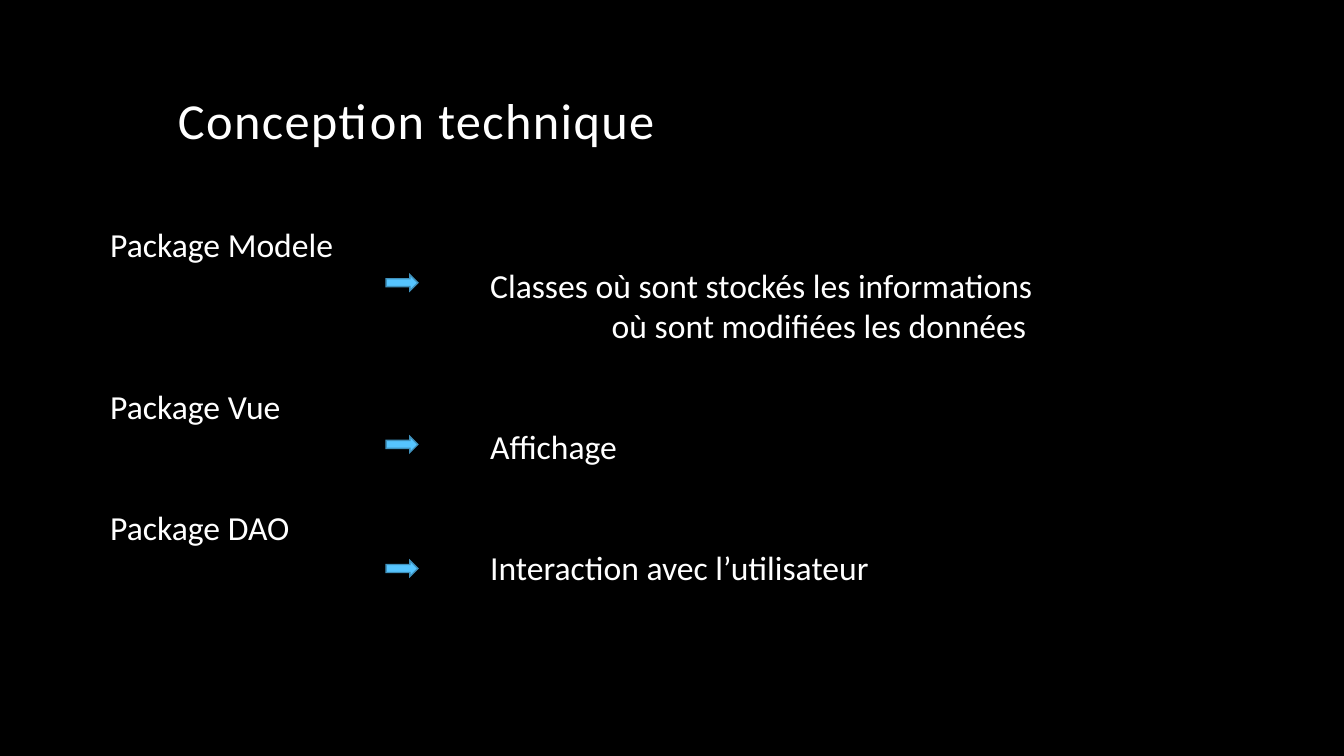
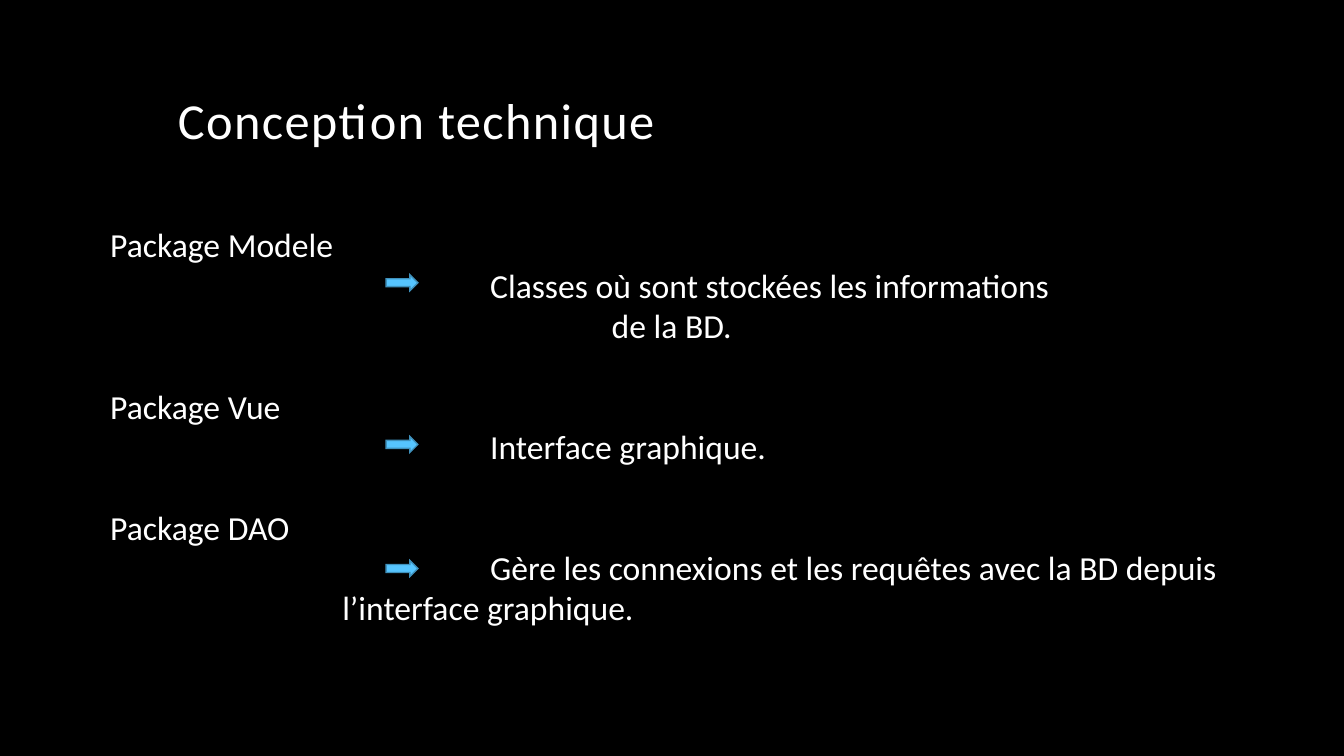
Before and after one commit to kevinkann98/PROJET-JAVA, a slide deck: slide 7 of PROJET-JAVA/Projet ECECOLE.pptx. Drawn at 1344x756 pixels with LibreOffice and Linux fonts; fonts in the diff are those of the drawing; background and template pictures are left out. Boxes give left, top, right and bottom in pixels: in the first picture for what was removed or moved away, otherwise in the second. Text is boxed around its words. In the diff, an @@ line names an element or a change of style, - is before the commit and + after.

Commit message:
rectification ppt+MAJ de la javadoc

```diff
--- a/PROJET-JAVA/Projet ECECOLE.pptx
+++ b/PROJET-JAVA/Projet ECECOLE.pptx
@@ text at (490,274,1049,339): text changed @@
-Classes où sont stockés les informations
-où sont modifiées les données
+Classes où sont stockées les informations
+de la BD.
@@ text at (490,435,765,465): text changed @@
-Affichage
+Interface graphique.
@@ text at (342,556,1217,626): text changed @@
-Interaction avec l’utilisateur
+Gère les connexions et les requêtes avec la BD depuis l’interface graphique.
```
Also in this commit, not shown: 1 other file.
